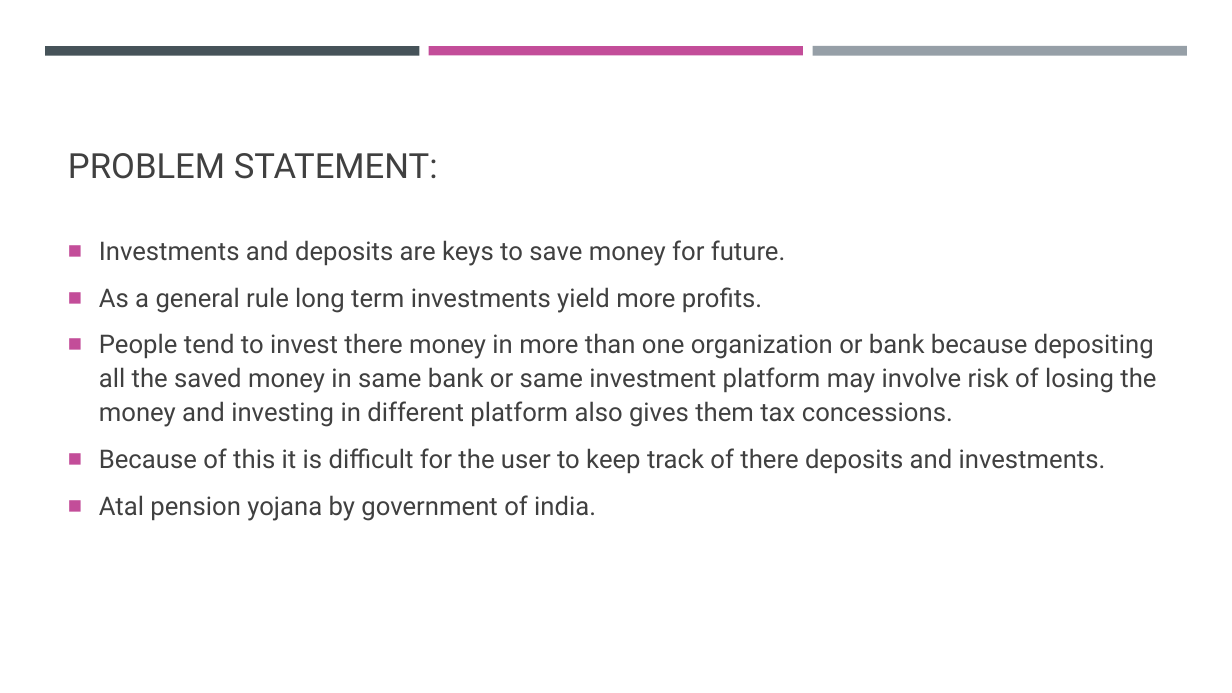
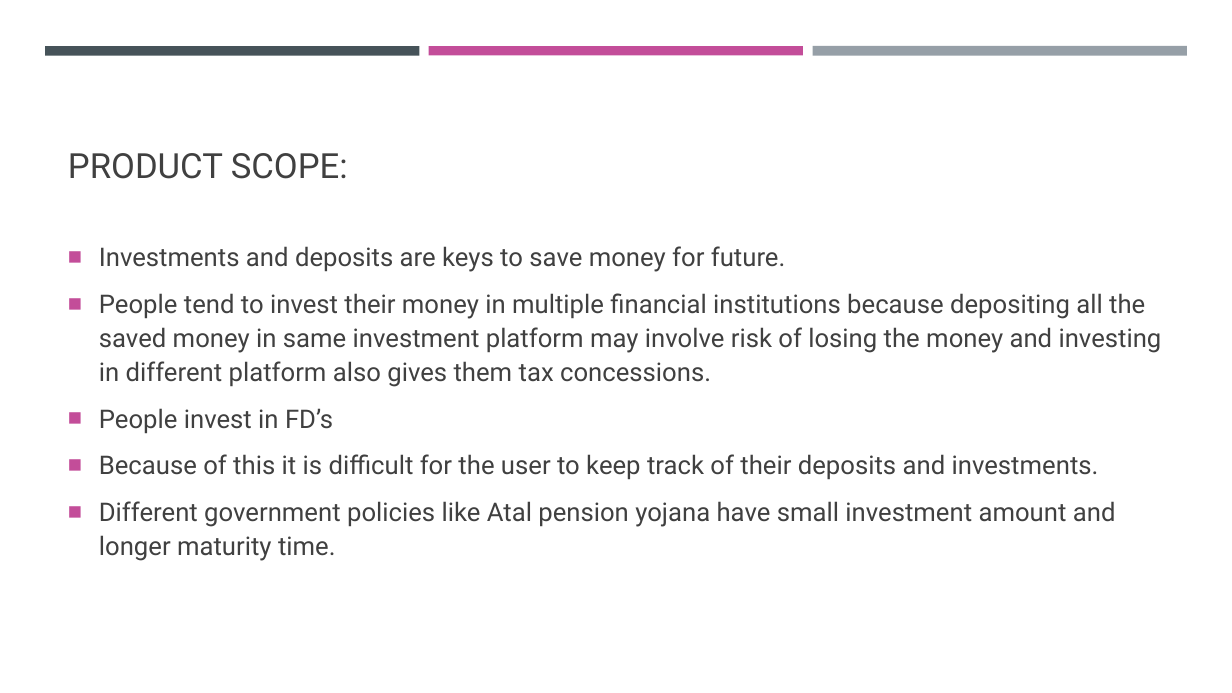
Before and after one commit to ssathyanaray2/Payment_Tracker, a slide deck: slide 2 of pt_ppt.pptx. Drawn at 1232x693 pixels with LibreOffice and Linux fonts; fonts in the diff are those of the drawing. Boxes give left, top, right and bottom in pixels: in the first picture for what was removed or moved away, otherwise in the second. Text is boxed around its words. In the diff, an @@ line names an element or a change of style, - is before the commit and + after.

```diff
--- a/pt_ppt.pptx
+++ b/pt_ppt.pptx
@@ title at (68,153,348,179): text changed @@
-PROBLEM STATEMENT:
+PRODUCT SCOPE:
@@ text at (99,293,1162,561): text changed @@
-■ As a general rule long term investments yield more profits.
-■ People tend to invest there money in more than one organization or bank because depositing all the saved money in same bank or same investment platform may involve risk of losing the money and investing in different platform also gives them tax concessions.
-■ Because of this it is difficult for the user to keep track of there deposits and investments.
-■ Atal pension yojana by government of india.
+■ People tend to invest their money in multiple financial institutions because depositing all the saved money in same investment platform may involve risk of losing the money and investing in different platform also gives them tax concessions.
+■ People invest in FD’s
+■ Because of this it is difficult for the user to keep track of their deposits and investments.
+■ Different government policies like Atal pension yojana have small investment amount and longer maturity time.
```
Also in this commit, not shown: 2 other slides changed, 1 slide added.
